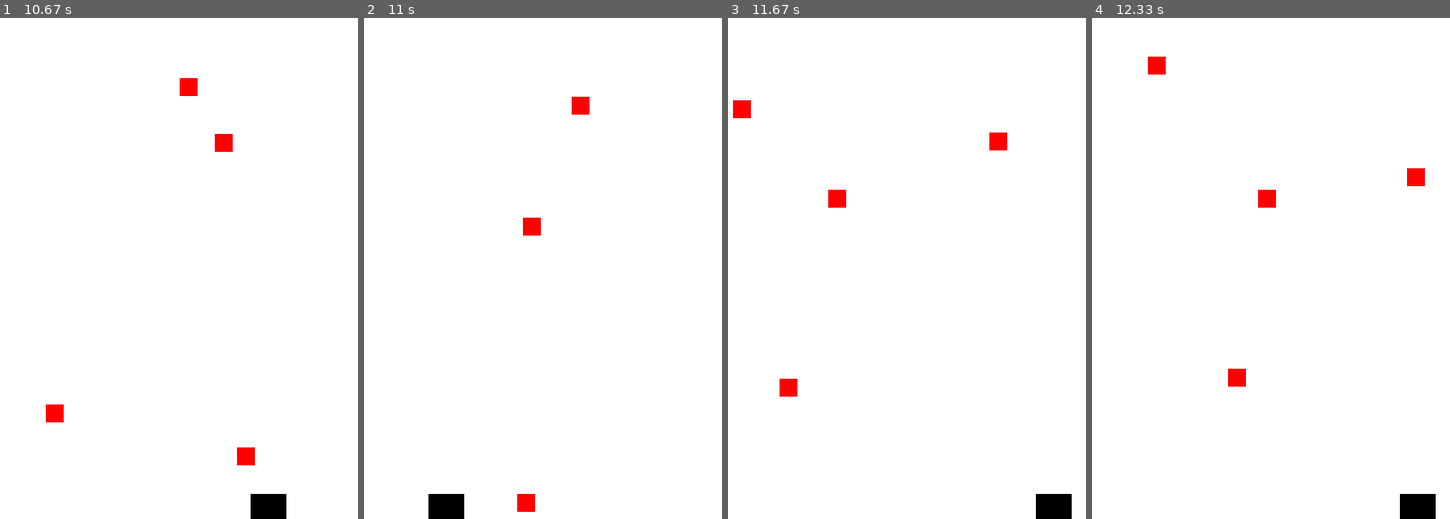
Above: before the commit, frames 1-4 (left to right).
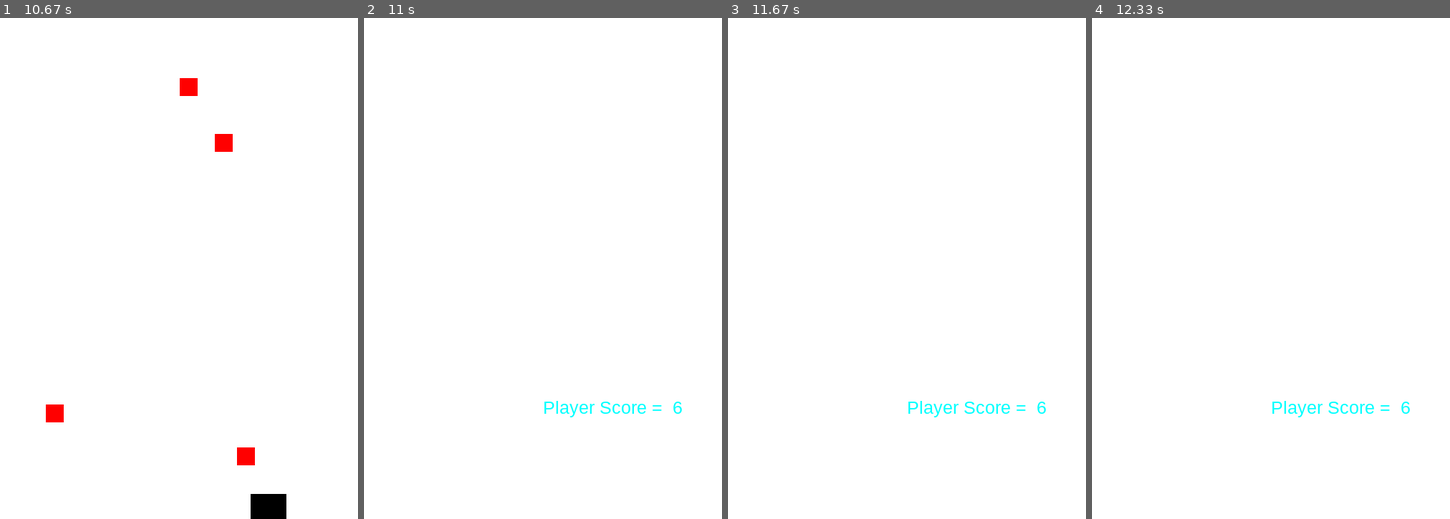
Above: after the commit, the same moments.

Repository: saksham4106/CovidPygame
Game: pygame game, started from main.py
Same seed, same stepped clock (60 frames per second), same inputs: the game is played once before the commit and once after it.
Inputs:
- Up to frame 1 (10.67 s): hold Right 0.33-0.97 s; hold Left 1-1.47 s; hold Right 1.5-1.97 s; hold Left 2.5-3.03 s; hold Left 3.07-3.47 s; hold Right 3.5-4.13 s; hold Left 4.17-4.63 s; hold Right 4.67-5.13 s; hold Left 5.67-6.2 s; hold Left 6.23-6.63 s; hold Right 6.67-7.3 s; hold Left 7.33-7.8 s; hold Right 7.83-8.3 s; hold Left 8.83-9.37 s; hold Left 9.4-9.8 s; hold Right 9.83-10.47 s; hold Left from 10.5 s (still down)
- Up to frame 2 (11 s): release Left at 10.97 s
- Up to frame 3 (11.67 s): hold Right 11-11.47 s
- Up to frame 4 (12.33 s): no input

Frame 1 is identical in both runs. In frame 2, 1.4% of the frame differs, in the area x 18-89%, y 15-100%; in frame 3, 1.5%, in the area x 1-96%, y 16-100%; in frame 4, 1.5%.

Commit message:
second commit

Diff:
--- a/gameClass.py
+++ b/gameClass.py
@@ -1,11 +1,17 @@
 import pygame
 from settings import *
 from sprites import *
+
+pygame.init()
+pygame.mixer.init()
+pygame.font.init()
 
 class Game:
     def __init__(self):
         self.win = pygame.display.set_mode((WIDTH, HEIGHT))
         pygame.display.set_caption(TITLE)
+
+        self.font_name = pygame.font.match_font(FONT_NAME)
 
         self.playing = True
         self.running = True
@@ -38,9 +44,13 @@
 
     def run(self):
         while self.playing:
-            self.draw()
-            self.events()
-            self.update()
+            if self.player.health > 0:
+                self.draw()
+                self.events()
+                self.update()
+            else:
+                self.playing = False
+                self.gameOverScreen()
 
     def draw(self):
         self.clock.tick(FPS)
@@ -82,4 +92,26 @@
         pass
 
     def gameOverScreen(self):
-        pass
+        self.win.fill(WHITE)
+        self.draw_text('Player Score =  '+str(self.score), 25, CYAN, 250, 530)
+        pygame.display.flip()
+        self.waiting_for_key()
+
+    def draw_text(self, text, size, color, x, y):
+	    font = pygame.font.Font(self.font_name, size)
+	    text_surface = font.render(text, True, color)
+	    text_rect = text_surface.get_rect()
+	    text_rect.x = x
+	    text_rect.y = y
+	    self.win.blit(text_surface, text_rect)
+
+    def waiting_for_key(self):
+        waiting = True
+        while waiting:
+            for event in pygame.event.get():
+                if event.type == pygame.QUIT:
+                    waiting = False
+                    self.running = False
+                if event.type == pygame.KEYDOWN:
+                    self.running = True
+                    waiting = False
--- a/settings.py
+++ b/settings.py
@@ -7,3 +7,6 @@
 WHITE = (255, 255, 255)
 BLACK = (0, 0, 0)
 RED = (255, 0, 0)
+CYAN = (0, 255, 255)
+
+FONT_NAME = 'arial'
--- a/sprites.py
+++ b/sprites.py
@@ -26,7 +26,6 @@
 
         if not self.alreadyColliding:
             self.collisions()
-
         elif self.alreadyColliding:
             if not pygame.sprite.groupcollide(self.playerGrp, self.mobGrp, False, False):
                 self.alreadyColliding = False
@@ -41,6 +40,7 @@
         if pygame.sprite.groupcollide(self.playerGrp, self.mobGrp, False, False):
             self.health -= Mob().mob_damage
             self.alreadyColliding = True
+            print(self.health)
 
 
 
@@ -53,7 +53,7 @@
         self.rect.center = (random.randint(0, WIDTH - 25), -25)
         self.y_vel = random.randint(1, 10)
         self.x_vel = random.randint(-10, 10)
-        self.mob_damage = 7
+        self.mob_damage = 20
         if self.x_vel == 0:
             self.x_vel = 3
 
